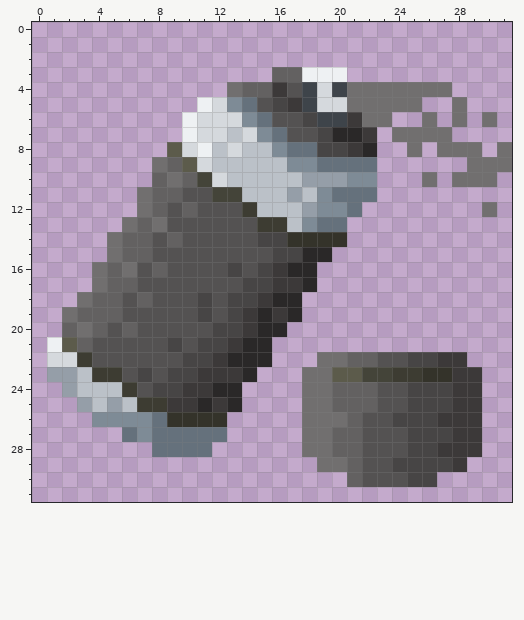
A pixel-art sprite gets an edit: media/textures/items/Item_TZ_Spraycan_Black.png. The picture above is the old version.
The file is 32x32 pixels.
New version:
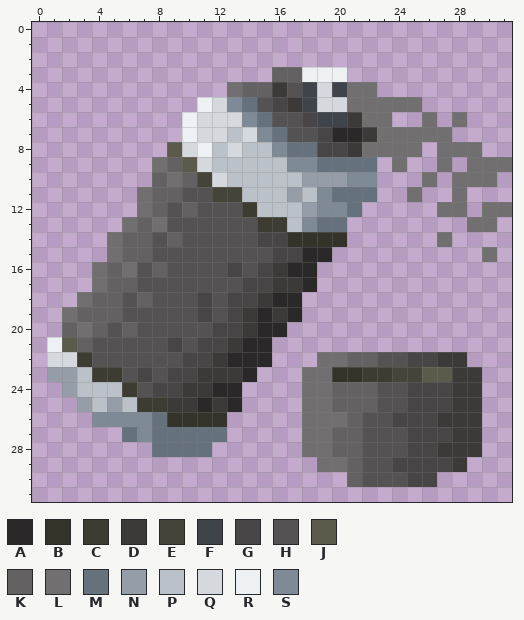
Palette (. is transparent): A #2a2828  B #34332a  C #3d3c32  D #3c3939  E #444439  F #3e444a  G #474545  H #545252  J #5c5b4b  K #636161  L #716f6f  M #65717c  N #959ea8  P #bbc1c8  Q #d5d9dd  R #eef1f3  S #7e8b96
From the commit log: spray can icon improved some little changes in the item icon textures of the spray cans.
Diff:
Changed rows in their new state; - is an unchanged pixel.
first column x 22:
 4 -.....----
 5 ------.---
 6 --------.-
 7 -L--------
 8 LLL------.
 9 --L--L----
11 ---L--L---
12 -----LL--L
13 -------LL-
14 -----L----
15 --------L-
first column x 20:
23 BBCCEEJJ
